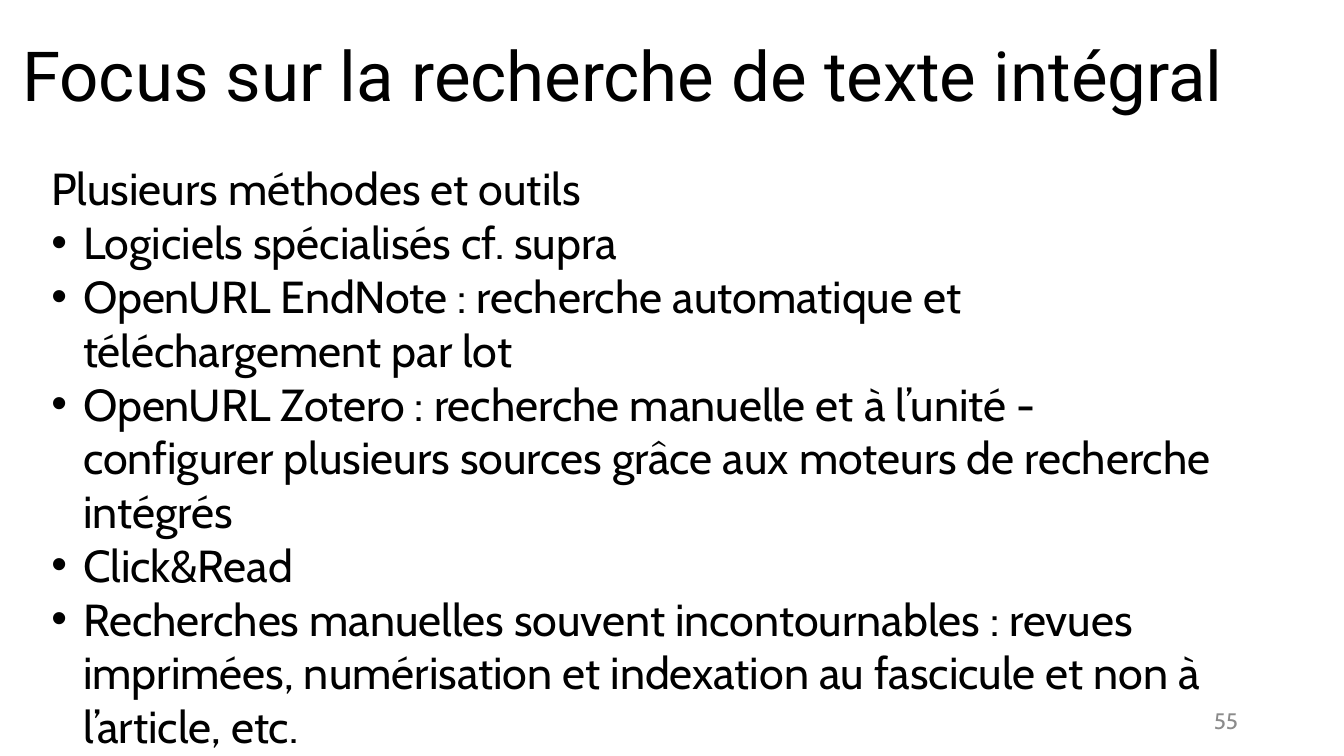
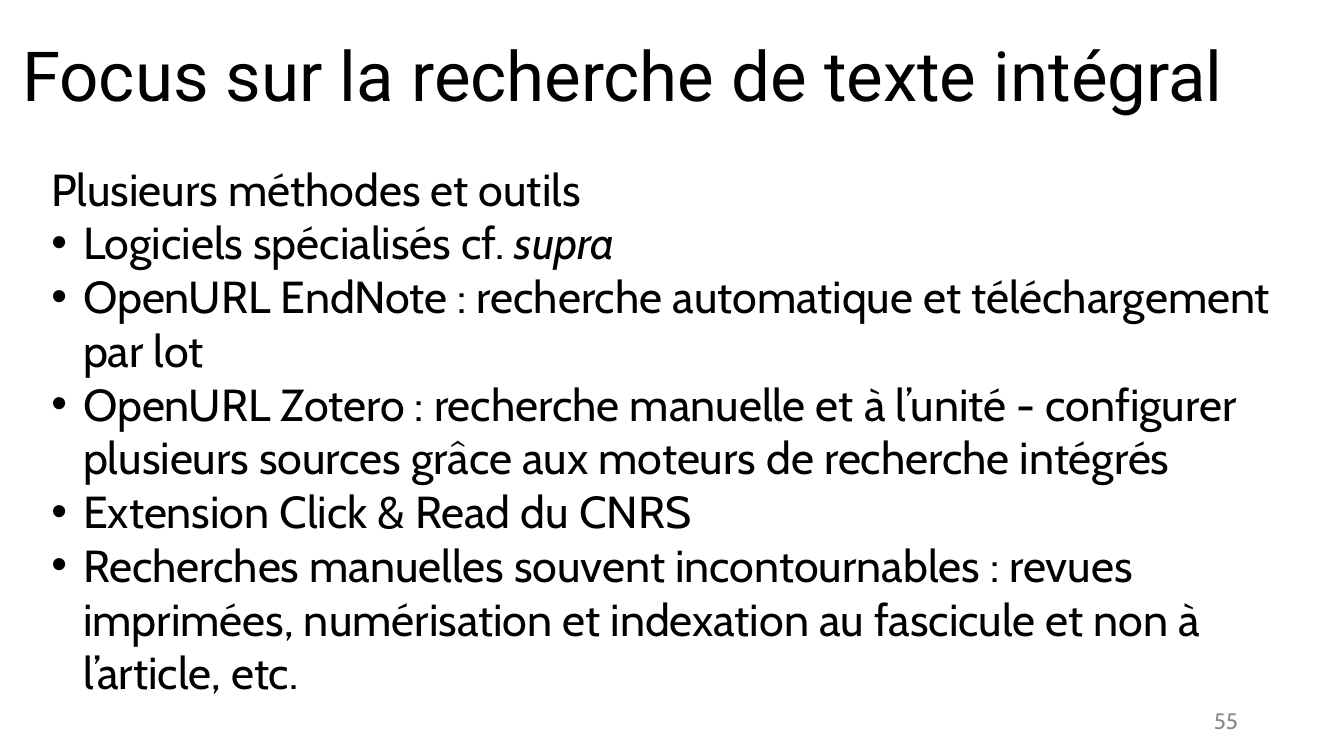
Before and after one commit to fflamerie/intro_revlit, a slide deck: slide 55 of docs/Intro_RevLit.odp. Drawn at 1344x756 pixels with LibreOffice and Linux fonts; fonts in the diff are those of the drawing. Boxes give left, top, right and bottom in pixels: in the first picture for what was removed or moved away, otherwise in the second. Text is boxed around its words. In the diff, an @@ line names an element or a change of style, - is before the commit and + after.

```diff
--- a/docs/Intro_RevLit.odp
+++ b/docs/Intro_RevLit.odp
@@ text at (x1=83, y1=225, x2=616, y2=270): italic on in "supra" @@
@@ text at (x1=83, y1=494, x2=691, y2=529): text changed @@
-• Click&Read
+• Extension Click & Read du CNRS
```
Also in this commit, not shown: 22 other slides changed, 5 other files.
